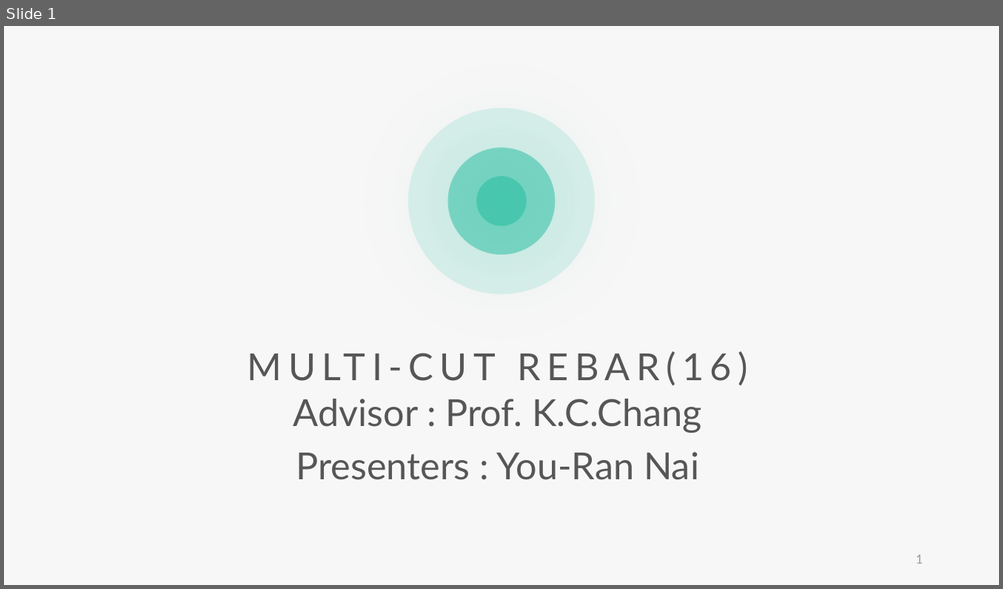
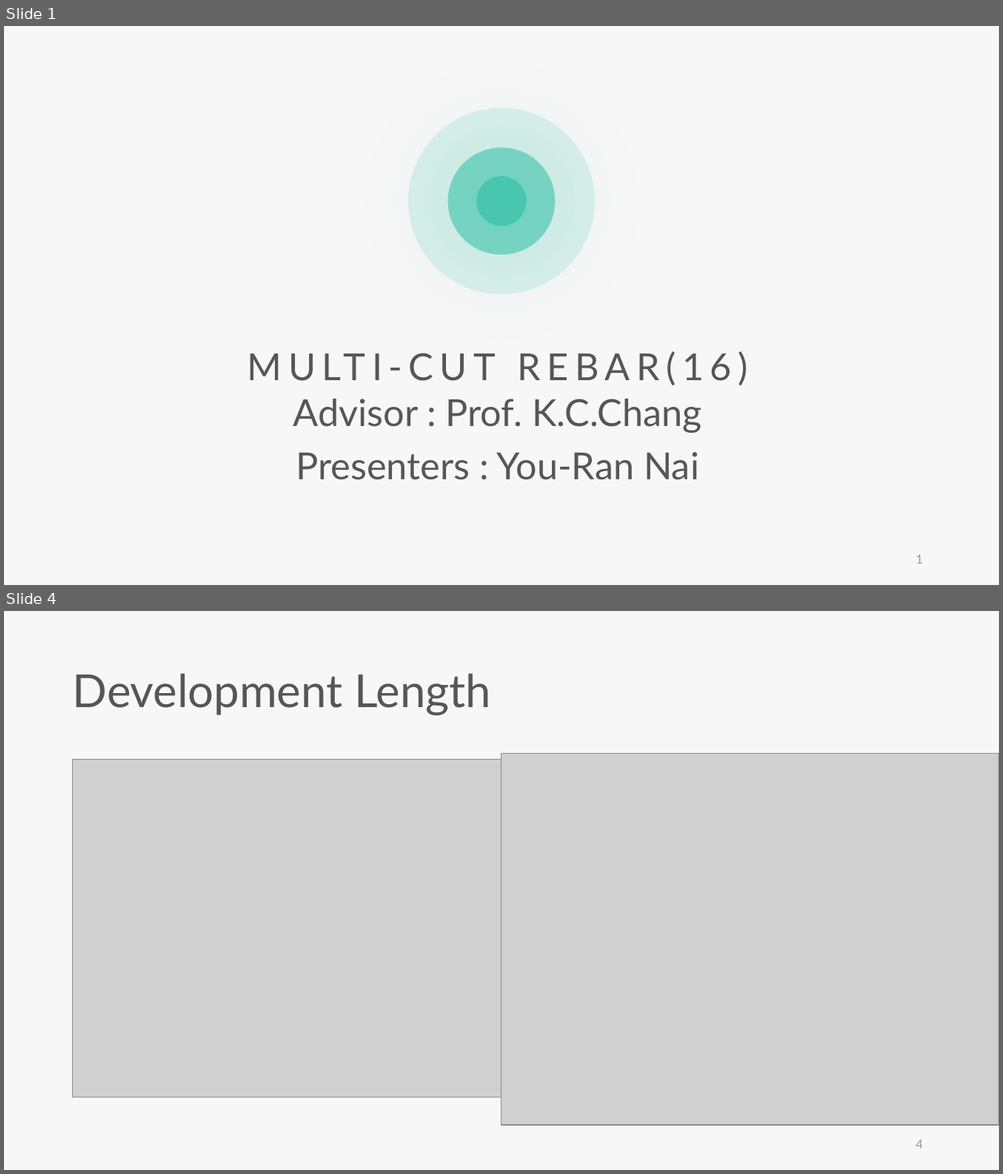
Before and after one commit to skyran1278/VbaProject, a slide deck: 20180126_SmartCut/Meeting/20190502 Meeting/20190502 Meeting.pptx. Shown one above the other, each under a label of ours: slide 1 before the commit, slides 1 and 4 after it; the slides between them are not shown. The pictures are 1003x589 and 1003x1174 pixels, drawn with LibreOffice and Linux fonts; fonts in the diff are those of the drawing; grey boxes stand for pictures. Boxes give left, top, right and bottom in pixels: in the first picture for what was removed or moved away, otherwise in the second. Text is boxed around its words. In the diff, an @@ line names an element or a change of style, - is before the commit and + after.

```diff
--- a/20180126_SmartCut/Meeting/20190502 Meeting/20190502 Meeting.pptx
+++ b/20180126_SmartCut/Meeting/20190502 Meeting/20190502 Meeting.pptx
@@ slide 4 added at box(4, 611, 999, 1170), background #F7F7F7 @@
@@ text added at box(73, 673, 491, 715), 44 pt, text #565656 @@
+Development Length
@@ picture added at box(73, 760, 521, 1097) @@
@@ picture added at box(502, 754, 999, 1126) @@
@@ page number added at box(916, 1140, 923, 1149), 12 pt, text #9A9A9A @@
+4
```
Also in this commit, not shown: 21 other slides added, 18 slides removed, 8 other files.
